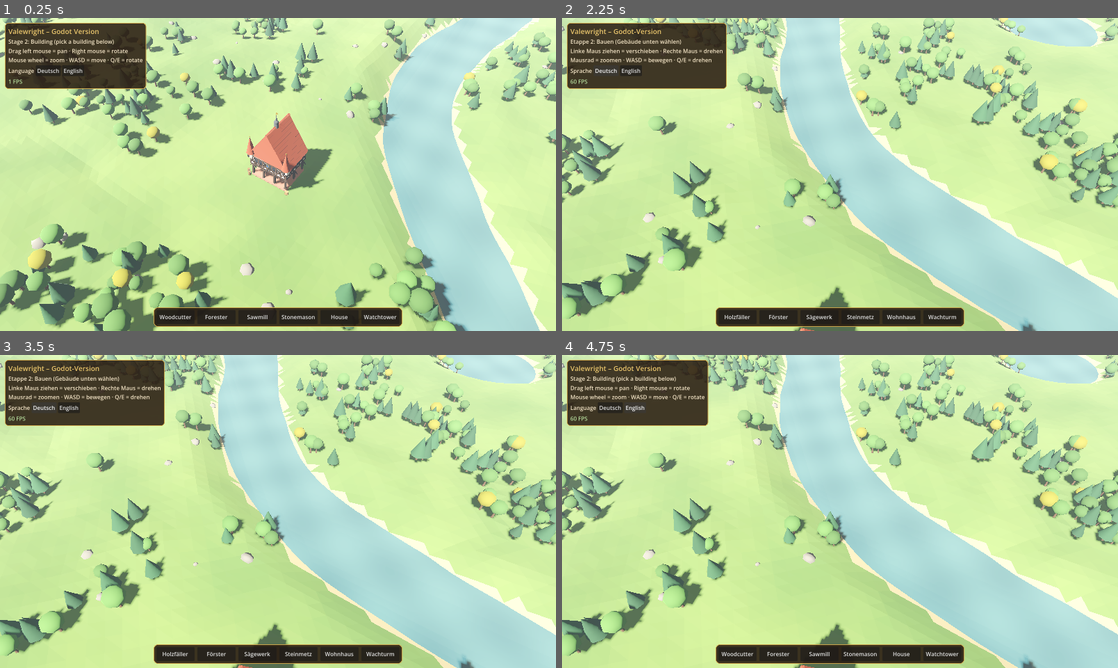
Above: before the commit, frames 1-4 (two rows, left to right).
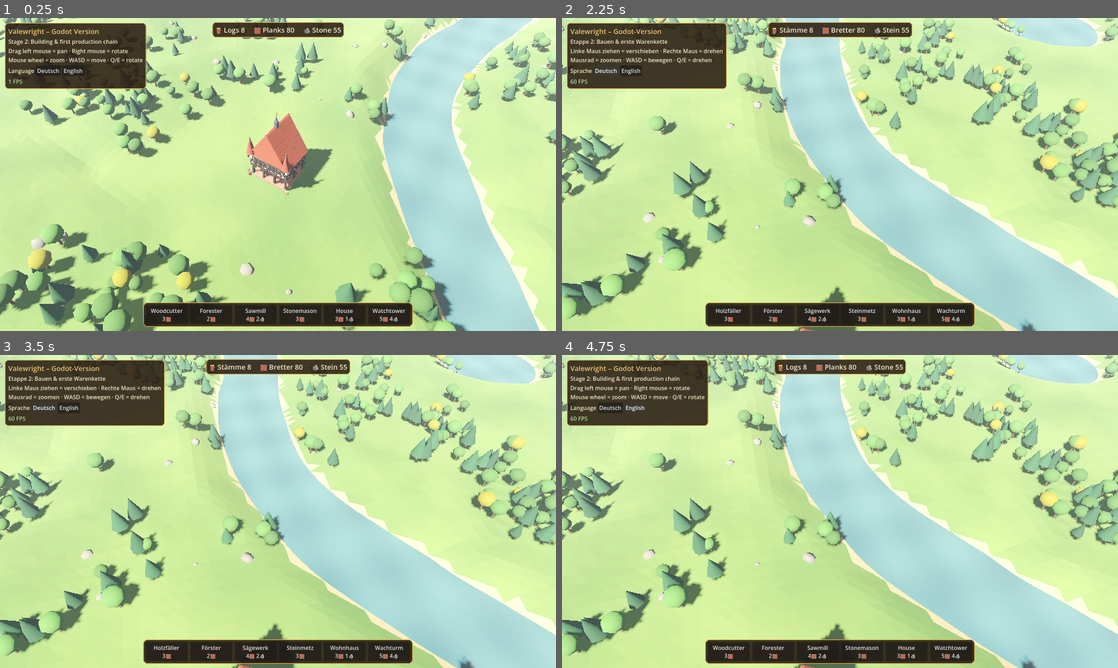
Above: after the commit, the same moments.

Repository: sakomobil-beep/valewright
Game: Godot game, scene res://main.tscn
Same seed, same stepped clock (60 frames per second), same inputs: the game is played once before the commit and once after it.
Inputs (mouse positions are in pixels of both pictures, inside the frame that each line leads up to):
- Up to frame 1 (0.25 s): no input
- Up to frame 2 (2.25 s): tap Enter at 0.5, 0.6 s; move the mouse to (962, 158) at 0.52 s; hold D 0.53-1.25 s; hold E 0.53-1.25 s; click (962, 158) at 0.67 s; drag from (728, 190) to (812, 237) at 1.27 s; click "Deutsch" at 2 s
- Up to frame 3 (3.5 s): click "Deutsch" at 2.75 s
- Up to frame 4 (4.75 s): click "English" at 3.5 s; click "English" at 4.25 s

The runs differ from the first frame. In frame 1, 2.9% of the frame differs, in the area x 9-75%, y 1-99%; in frame 2, 3.0%; in frame 3, 3.0%; in frame 4, 2.9%.

Commit message:
Etappe 2: Baukosten, Bauzeit, Lageranzeige, Warenkette Holzfäller → Sägewerk, Steinmetz, Förster pflanzt nach
Co-Authored-By: Claude Opus 5.5 <noreply@anthropic.com>
Claude-Session: https://claude.ai/code/session_01LmP2NExqbZuzDYCtT2zvb7

Diff:
--- a/scripts/builder.gd
+++ b/scripts/builder.gd
@@ -13,6 +13,8 @@
 }
 
 var terrain: Node3D
+var economy: Node
+var _buttons := {}
 var camera: Camera3D
 var buildings: Array = []        # {type, pos, node}
 var placing := ""
@@ -50,10 +52,13 @@
 	bar.add_child(hb)
 	for t in TYPES:
 		var b := Button.new()
-		b.text = TYPES[t].key
-		b.custom_minimum_size = Vector2(110, 40)
+		b.auto_translate_mode = Node.AUTO_TRANSLATE_MODE_DISABLED
+		b.custom_minimum_size = Vector2(120, 52)
+		_buttons[t] = b
 		b.pressed.connect(func(): start(t))
 		hb.add_child(b)
+	_refresh_buttons()
+	economy.changed.connect(_refresh_buttons)
 	hint = Label.new()
 	hint.anchor_left = 0.5
 	hint.anchor_right = 0.5
@@ -91,6 +96,15 @@
 	no.pressed.connect(cancel)
 	confirm_box.add_child(no)
 
+func _refresh_buttons() -> void:
+	for t in _buttons:
+		_buttons[t].text = tr(TYPES[t].key) + "\n" + economy.cost_text(t)
+		_buttons[t].modulate = Color.WHITE if economy.can_afford(t) else Color(1, 0.6, 0.6)
+
+func _notification(what: int) -> void:
+	if what == NOTIFICATION_TRANSLATION_CHANGED and economy:
+		_refresh_buttons()
+
 func model(t: String) -> Node3D:
 	var ps: PackedScene = load("res://models/%s.glb" % t)
 	var n: Node3D = ps.instantiate()
@@ -106,6 +120,10 @@
 
 func start(t: String) -> void:
 	cancel()
+	if not economy.can_afford(t):
+		hint.text = tr("UI_NOT_ENOUGH")
+		hint.visible = true
+		return
 	placing = t
 	ghost = model(t)
 	add_child(ghost)
@@ -211,10 +229,12 @@
 	n.position = p
 	n.rotation.y = ghost_rot
 	add_child(n)
-	buildings.append({"type": placing, "pos": p, "node": n})
-	# kleine Bau-Animation: Gebäude wächst aus dem Boden
-	n.scale = Vector3(SCALE, 0.05, SCALE)
-	create_tween().tween_property(n, "scale", Vector3.ONE * SCALE, 0.6).set_trans(Tween.TRANS_BACK).set_ease(Tween.EASE_OUT)
+	n.scale = Vector3(SCALE, SCALE * 0.15, SCALE)   # Baustelle – wächst während der Bauzeit
+	var rec := {"type": placing, "pos": p, "node": n, "build": 0.0, "s": SCALE, "t": 0.0, "status": "ST_BUILDING"}
+	buildings.append(rec)
+	economy.buildings.append(rec)
+	economy.pay(placing)
 	var t := placing
 	cancel()
-	start(t)    # gleich das nächste Gebäude derselben Art platzieren können
+	if economy.can_afford(t):
+		start(t)    # gleich das nächste Gebäude derselben Art platzieren können
--- /dev/null
+++ b/scripts/economy.gd
@@ -0,0 +1,90 @@
+extends Node
+## Wirtschaft (Etappe 2): Lagerbestand, Baukosten und die erste Warenkette.
+## Werte wie in der Browser-Version.
+
+signal changed
+
+var stock := {"stamm": 8, "bretter": 80, "stein": 55}
+const ICONS := {"stamm": "🪵", "bretter": "🟫", "stein": "🪨"}
+const COST := {
+	"holzfaeller": {"bretter": 3},
+	"foerster": {"bretter": 2},
+	"saegewerk": {"bretter": 4, "stein": 2},
+	"steinmetz": {"bretter": 3},
+	"wohnhaus": {"bretter": 3, "stein": 1},
+	"wachturm": {"bretter": 5, "stein": 4},
+}
+const BUILD_TIME := 8.0
+# Arbeitszeit in Sekunden je Produktionsschritt
+const WORK := {"holzfaeller": 9.0, "foerster": 12.0, "saegewerk": 7.0, "steinmetz": 10.0}
+
+var terrain: Node3D
+var buildings: Array = []
+
+func can_afford(t: String) -> bool:
+	for k in COST[t]:
+		if stock.get(k, 0) < COST[t][k]:
+			return false
+	return true
+
+func pay(t: String) -> void:
+	for k in COST[t]:
+		stock[k] -= COST[t][k]
+	changed.emit()
+
+func cost_text(t: String) -> String:
+	var s := ""
+	for k in COST[t]:
+		s += "%d%s " % [COST[t][k], ICONS[k]]
+	return s.strip_edges()
+
+func add(k: String, n: int) -> void:
+	stock[k] = stock.get(k, 0) + n
+	changed.emit()
+
+func _process(dt: float) -> void:
+	for b in buildings:
+		if b.build < 1.0:
+			b.build = minf(1.0, b.build + dt / BUILD_TIME)
+			b.node.scale = Vector3(b.s, b.s * (0.15 + 0.85 * b.build), b.s)
+			continue
+		if not WORK.has(b.type):
+			continue
+		b.t += dt
+		if b.t < WORK[b.type]:
+			continue
+		b.t = 0.0
+		_work(b)
+
+func _work(b: Dictionary) -> void:
+	match b.type:
+		"holzfaeller":
+			var tree_ = terrain.nearest_tree(b.pos, 22.0)
+			if tree_ == null:
+				b.status = "ST_NO_TREES"
+				return
+			terrain.fell_tree(tree_)
+			add("stamm", 1)
+			b.status = "ST_WORKING"
+		"foerster":
+			var tree_ = terrain.nearest_tree(b.pos, 14.0, false)
+			if tree_ == null:
+				b.status = "ST_IDLE"
+				return
+			terrain.plant_tree(tree_)
+			b.status = "ST_WORKING"
+		"saegewerk":
+			if stock.stamm < 1:
+				b.status = "ST_NO_LOGS"
+				return
+			stock.stamm -= 1
+			add("bretter", 2)
+			b.status = "ST_WORKING"
+		"steinmetz":
+			var rk = terrain.nearest_rock(b.pos, 22.0)
+			if rk == null:
+				b.status = "ST_NO_ROCKS"
+				return
+			terrain.mine_rock(rk)
+			add("stein", 1)
+			b.status = "ST_WORKING"
--- a/scripts/main.gd
+++ b/scripts/main.gd
@@ -4,6 +4,9 @@
 const Terrain := preload("res://scripts/terrain.gd")
 const CameraRig := preload("res://scripts/camera_rig.gd")
 const Builder := preload("res://scripts/builder.gd")
+const Economy := preload("res://scripts/economy.gd")
+var economy: Node
+var stock_label: Label
 var builder: Node3D
 
 var terrain: Node3D
@@ -18,7 +21,13 @@
 	_build_lager()
 	_setup_camera()
 	_setup_ui()
+	economy = Economy.new()
+	economy.name = "Wirtschaft"
+	economy.terrain = terrain
+	add_child(economy)
+	_setup_stock()
 	builder = Builder.new()
+	builder.economy = economy
 	builder.name = "Bauen"
 	builder.terrain = terrain
 	builder.camera = $Kamera/Camera3D
@@ -117,7 +126,7 @@
 	title.add_theme_font_size_override("font_size", 20)
 	vb.add_child(title)
 	var info := Label.new()
-	info.text = "UI_STAGE2"
+	info.text = "UI_STAGE2B"
 	vb.add_child(info)
 	var ctr := Label.new()
 	ctr.text = "UI_CONTROLS"
@@ -140,5 +149,36 @@
 	fps_label.add_theme_color_override("font_color", Color(0.7, 0.85, 0.6))
 	vb.add_child(fps_label)
 
+func _setup_stock() -> void:
+	var panel := PanelContainer.new()
+	var sb := StyleBoxFlat.new()
+	sb.bg_color = Color(0.165, 0.114, 0.07, 0.88)
+	sb.border_color = Color(0.79, 0.64, 0.29)
+	sb.set_border_width_all(2)
+	sb.set_corner_radius_all(10)
+	sb.set_content_margin_all(8)
+	panel.add_theme_stylebox_override("panel", sb)
+	panel.anchor_left = 0.5
+	panel.anchor_right = 0.5
+	panel.grow_horizontal = Control.GROW_DIRECTION_BOTH
+	panel.offset_top = 12
+	ui_layer.add_child(panel)
+	stock_label = Label.new()
+	stock_label.add_theme_font_size_override("font_size", 20)
+	stock_label.add_theme_color_override("font_color", Color(0.96, 0.9, 0.78))
+	panel.add_child(stock_label)
+	economy.changed.connect(_update_stock)
+	_update_stock()
+
+func _update_stock() -> void:
+	var s := ""
+	for k in ["stamm", "bretter", "stein"]:
+		s += "%s %s %d     " % [economy.ICONS[k], tr("ITEM_" + k.to_upper()), economy.stock[k]]
+	stock_label.text = s.strip_edges()
+
+func _notification(what: int) -> void:
+	if what == NOTIFICATION_TRANSLATION_CHANGED and stock_label:
+		_update_stock()
+
 func _process(_dt: float) -> void:
 	fps_label.text = tr("UI_FPS") % Engine.get_frames_per_second()
--- a/scripts/terrain.gd
+++ b/scripts/terrain.gd
@@ -11,6 +11,9 @@
 var detail := FastNoiseLite.new()
 var mountains: Array = []
 var lakes: Array = []
+var trees: Array = []   # {pos, mm, i, t, alive}
+var rocks: Array = []   # {pos, i, t, left}
+var rock_mm: MultiMesh
 
 func _init() -> void:
 	noise.seed = 4711
@@ -155,8 +158,14 @@
 			fir_pos.append(t)
 		else:
 			leaf_pos.append(t)
-	add_child(_tree_multimesh(leaf_pos, false))
-	add_child(_tree_multimesh(fir_pos, true))
+	var a := _tree_multimesh(leaf_pos, false)
+	var b := _tree_multimesh(fir_pos, true)
+	add_child(a)
+	add_child(b)
+	for i in leaf_pos.size():
+		trees.append({"pos": leaf_pos[i].origin, "mm": a.multimesh, "i": i, "t": leaf_pos[i], "alive": true})
+	for i in fir_pos.size():
+		trees.append({"pos": fir_pos[i].origin, "mm": b.multimesh, "i": i, "t": fir_pos[i], "alive": true})
 
 func _tree_multimesh(list: Array, fir: bool) -> MultiMeshInstance3D:
 	var st := SurfaceTool.new()
@@ -245,7 +254,48 @@
 	mm.instance_count = list.size()
 	for i in list.size():
 		mm.set_instance_transform(i, list[i])
+		rocks.append({"pos": list[i].origin, "i": i, "t": list[i], "left": 6})
+	rock_mm = mm
 	var mmi := MultiMeshInstance3D.new()
 	mmi.multimesh = mm
 	mmi.name = "Felsen"
 	add_child(mmi)
+
+## --- Rohstoffe für die Wirtschaft ---
+func nearest_tree(p: Vector3, r: float, alive := true):
+	var best = null
+	var bd := r
+	for t in trees:
+		if t.alive != alive:
+			continue
+		var d := Vector2(t.pos.x - p.x, t.pos.z - p.z).length()
+		if d < bd:
+			bd = d
+			best = t
+	return best
+
+func fell_tree(t: Dictionary) -> void:
+	t.alive = false
+	t.mm.set_instance_transform(t.i, Transform3D(Basis().scaled(Vector3.ONE * 0.001), t.pos))
+
+func plant_tree(t: Dictionary) -> void:
+	t.alive = true
+	var tw := create_tween()
+	tw.tween_method(func(k): t.mm.set_instance_transform(t.i, Transform3D(t.t.basis.scaled(Vector3.ONE * maxf(k, 0.001)), t.pos)), 0.05, 1.0, 20.0)
+
+func nearest_rock(p: Vector3, r: float):
+	var best = null
+	var bd := r
+	for k in rocks:
+		if k.left <= 0:
+			continue
+		var d := Vector2(k.pos.x - p.x, k.pos.z - p.z).length()
+		if d < bd:
+			bd = d
+			best = k
+	return best
+
+func mine_rock(k: Dictionary) -> void:
+	k.left -= 1
+	var f: float = maxf(0.001, 0.35 + 0.65 * k.left / 6.0)
+	rock_mm.set_instance_transform(k.i, Transform3D(k.t.basis.scaled(Vector3.ONE * f), k.pos))
Not shown, changed: translations/texts.tsv
